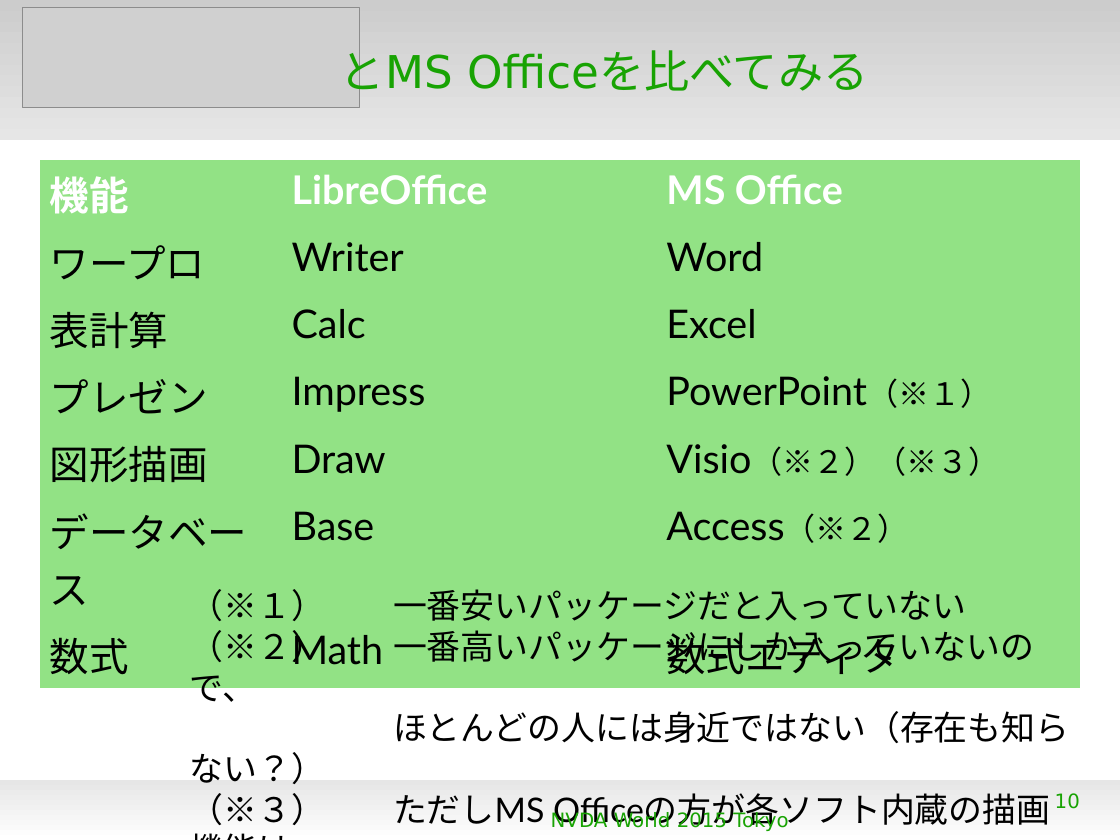
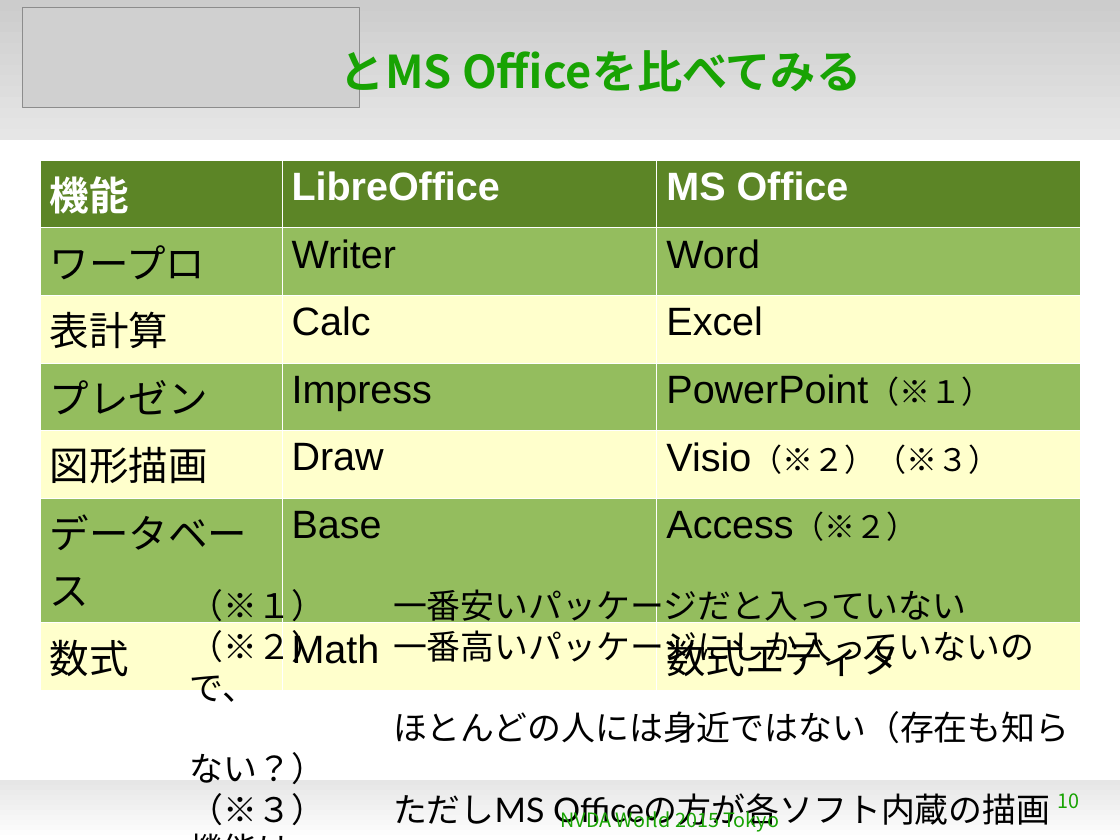
Before and after one commit to naruoga/KantoLibreOffice, a slide deck: slide 10 of others/NVDAworld2015.odp. Drawn at 1120x840 pixels with LibreOffice and Linux fonts; fonts in the diff are those of the drawing; grey boxes stand for pictures; background and template pictures are left out. Boxes give left, top, right and bottom in pixels: in the first picture for what was removed or moved away, otherwise in the second. Text is boxed around its words. In the diff, an @@ line names an element or a change of style, - is before the commit and + after.

```diff
--- a/others/NVDAworld2015.odp
+++ b/others/NVDAworld2015.odp
@@ title "とMS Officeを比べてみる" at [340, 42, 861, 99]: font DejaVu Sans to Noto Sans CJK JP, bold on @@
@@ table at [40, 160, 1080, 681] @@
@@ fill #92E285 to #5C8526 in row 1 @@
@@ fill #92E285 to #94BD5E in 9 cells @@
@@ fill #92E285 to #FFFFCC in 9 cells @@
@@ font Lato to Arial @@
@@ borders changed @@
@@ text "NVDA World 2015 Tokyo" at [560, 807, 780, 832]: font DejaVu Sans to Noto Sans CJK JP @@
@@ page number at [1058, 793, 1080, 809]: font DejaVu Sans to Noto Sans CJK JP @@
```
Also in this commit, not shown: 23 other slides changed.
